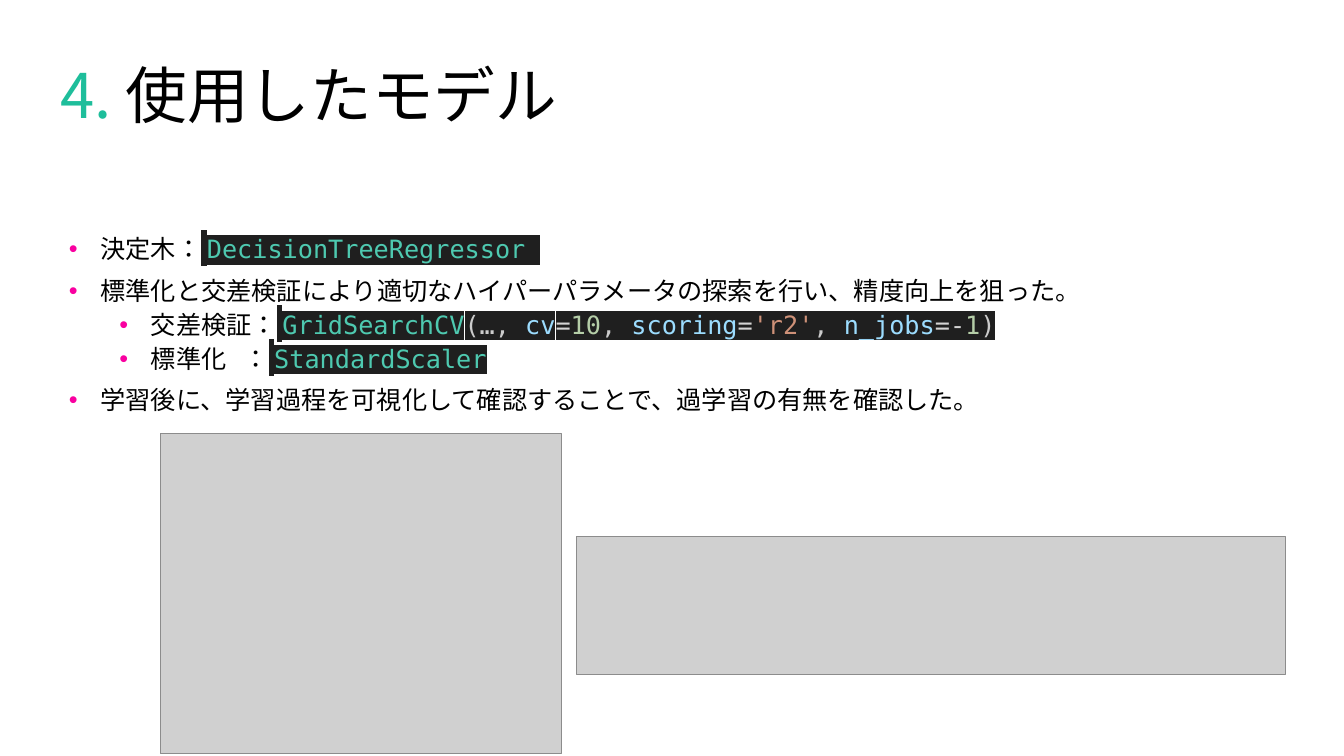
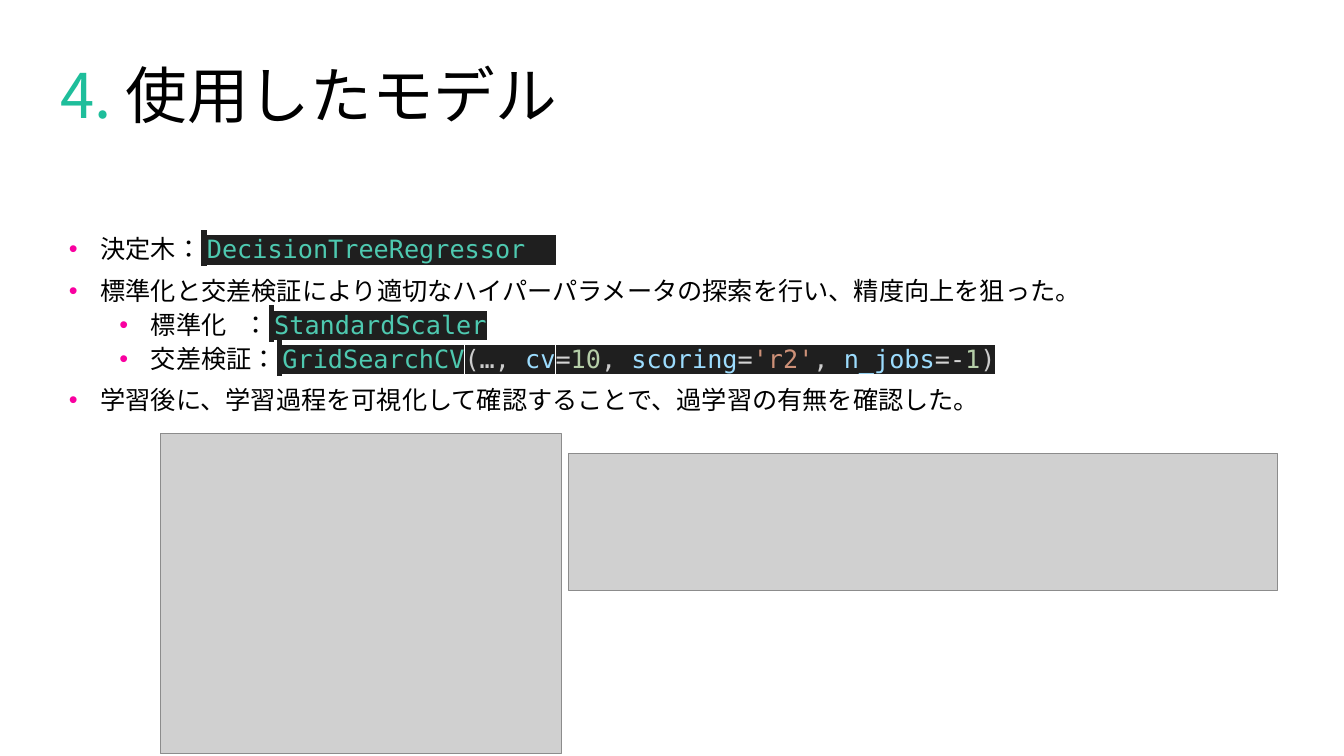
Before and after one commit to tsyu12345/Class_DataScienceEX, a slide deck: slide 9 of 最終課題用/report-23vr008n.pptx. Drawn at 1344x756 pixels with LibreOffice and Linux fonts; fonts in the diff are those of the drawing; grey boxes stand for pictures. Boxes give left, top, right and bottom in pixels: in the first picture for what was removed or moved away, otherwise in the second. Text is boxed around its words. In the diff, an @@ line names an element or a change of style, - is before the commit and + after.

```diff
--- a/最終課題用/report-23vr008n.pptx
+++ b/最終課題用/report-23vr008n.pptx
@@ text at (151,312,486,336): paragraph added @@
+  • 標準化 ： StandardScaler
@@ text at (151,346,486,370): paragraph removed @@
-  • 標準化 ： StandardScaler
@@ picture: place and size @@
-picture at (577,537,1286,675)
+picture at (569,453,1277,590)
```
Also in this commit, not shown: 8 other slides changed, 2 slides added, 1 slide removed, 1 other file.
